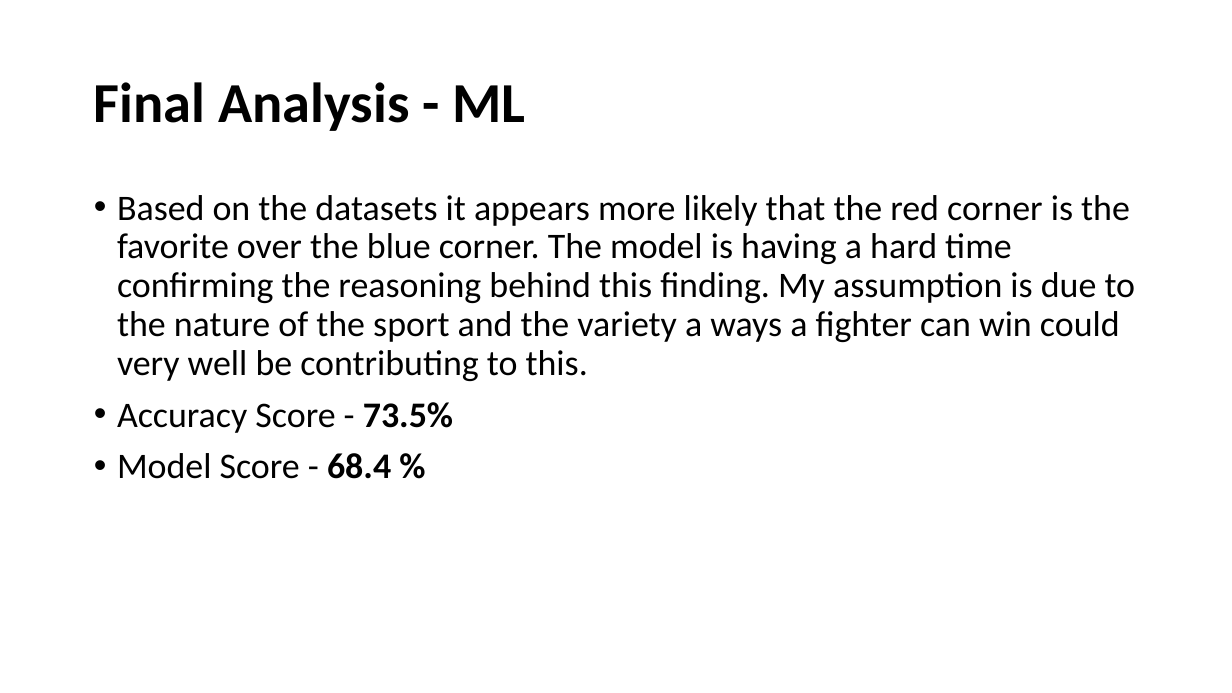
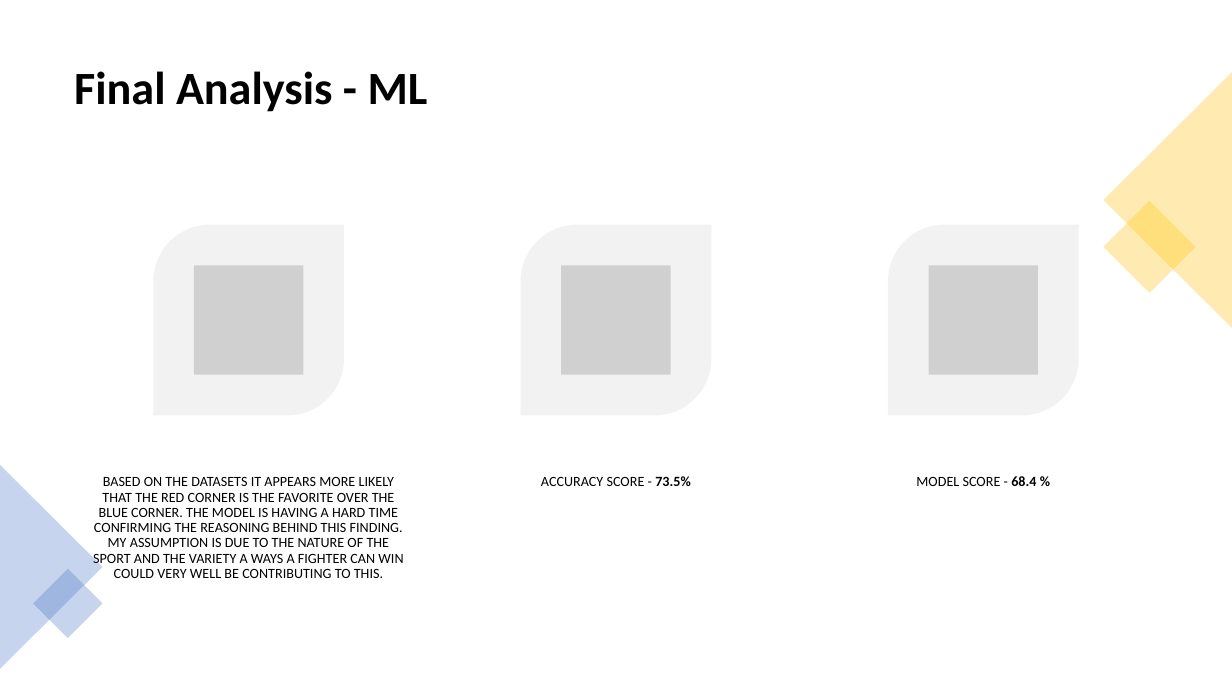
Before and after one commit to Rich-Hamilton88/machine_learning_project, a slide deck: slide 17 of Machine Learning Project/UFC.pptx (slide 14 before the commit). Drawn at 1232x693 pixels with LibreOffice and Linux fonts; fonts in the diff are those of the drawing; grey boxes stand for pictures. Boxes give left, top, right and bottom in pixels: in the first picture for what was removed or moved away, otherwise in the second. Text is boxed around its words. In the diff, an @@ line names an element or a change of style, - is before the commit and + after.

```diff
--- a/Machine Learning Project/UFC.pptx
+++ b/Machine Learning Project/UFC.pptx
@@ title "Final Analysis - ML" moved from (x1=94, y1=82, x2=525, y2=131) to (x1=74, y1=71, x2=428, y2=112) @@
@@ title "Final Analysis - ML" at (x1=74, y1=71, x2=428, y2=112): size 44 to 36 pt @@
@@ triangle added at (x1=1104, y1=72, x2=1232, y2=328), fill #FFC000 at 30% opacity @@
@@ rectangle added at (x1=1104, y1=201, x2=1197, y2=294), fill #FFC000 at 30% opacity @@
@@ triangle added at (x1=0, y1=465, x2=103, y2=669), fill #4472C4 at 30% opacity @@
@@ text at (x1=93, y1=477, x2=403, y2=578): text changed; size 28 to 11 pt @@
-• Based on the datasets it appears more likely that the red corner is the favorite over the blue corner. The model is having a hard time confirming the reasoning behind this finding. My assumption is due to the nature of the sport and the variety a ways a fighter can win could very well be contributing to this.
-• Accuracy Score - 73.5%
-• Model Score - 68.4 %
+BASED ON THE DATASETS IT APPEARS MORE LIKELY THAT THE RED CORNER IS THE FAVORITE OVER THE BLUE CORNER. THE MODEL IS HAVING A HARD TIME CONFIRMING THE REASONING BEHIND THIS FINDING. MY ASSUMPTION IS DUE TO THE NATURE OF THE SPORT AND THE VARIETY A WAYS A FIGHTER CAN WIN COULD VERY WELL BE CONTRIBUTING TO THIS.
@@ group added at (x1=153, y1=225, x2=1079, y2=486): 3 round diag rects, 3 pictures, 2 texts @@
+ACCURACY SCORE - 73.5%
+MODEL SCORE - 68.4 %
@@ rectangle added at (x1=33, y1=568, x2=103, y2=638), fill #4472C4 at 30% opacity @@
```
Also in this commit, not shown: 8 other slides changed, 9 slides added, 6 slides removed, 1 other file.
